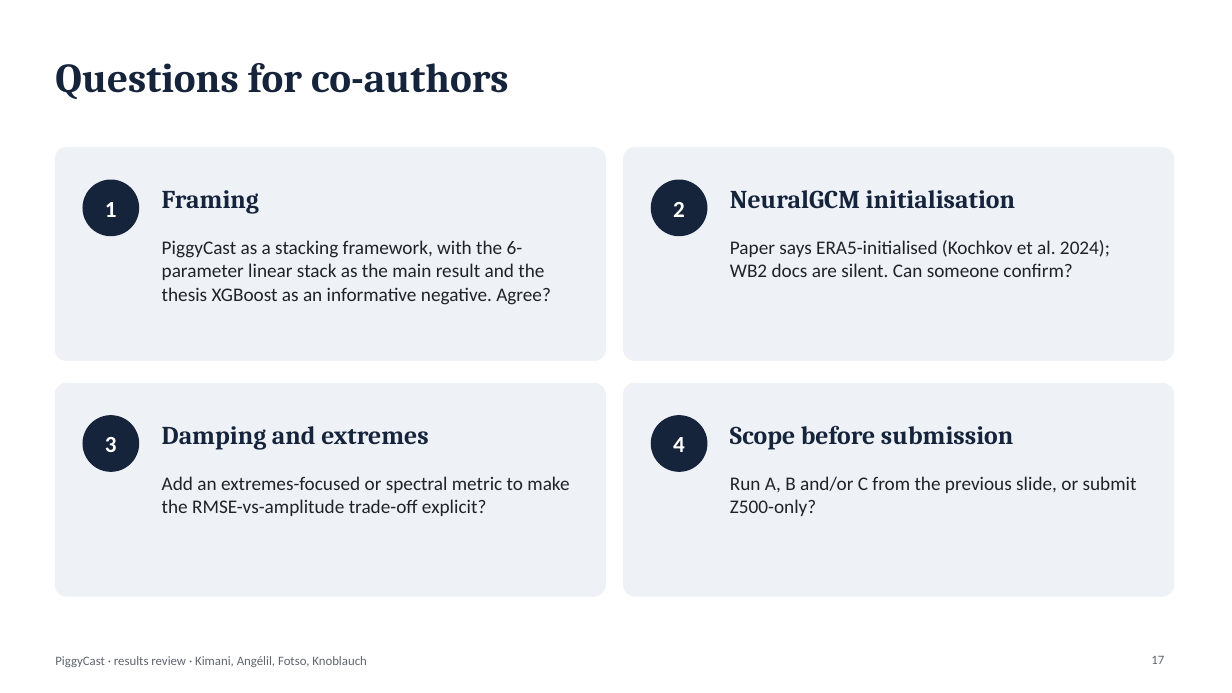
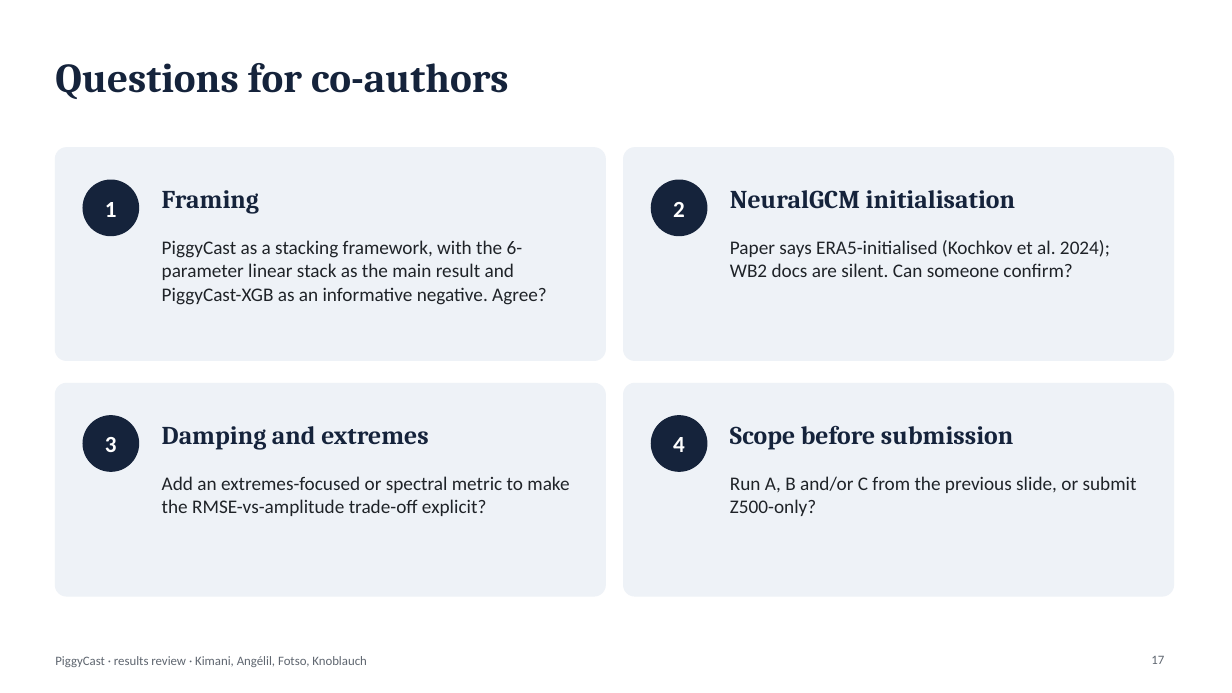
Before and after one commit to josiahkim29/AIMS_Masters_Thesis, a slide deck: slide 17 of PiggyCast_Arxiv_Paper/presentation/PiggyCast_results_review.pptx. Drawn at 1232x693 pixels with LibreOffice and Linux fonts; fonts in the diff are those of the drawing. Boxes give left, top, right and bottom in pixels: in the first picture for what was removed or moved away, otherwise in the second. Text is boxed around its words. In the diff, an @@ line names an element or a change of style, - is before the commit and + after.

```diff
--- a/PiggyCast_Arxiv_Paper/presentation/PiggyCast_results_review.pptx
+++ b/PiggyCast_Arxiv_Paper/presentation/PiggyCast_results_review.pptx
@@ text at bbox=[162, 240, 547, 305]: text changed @@
-PiggyCast as a stacking framework, with the 6-parameter linear stack as the main result and the thesis XGBoost as an informative negative. Agree?
+PiggyCast as a stacking framework, with the 6-parameter linear stack as the main result and PiggyCast-XGB as an informative negative. Agree?
```
Also in this commit, not shown: 9 other slides changed, 6 other files.
